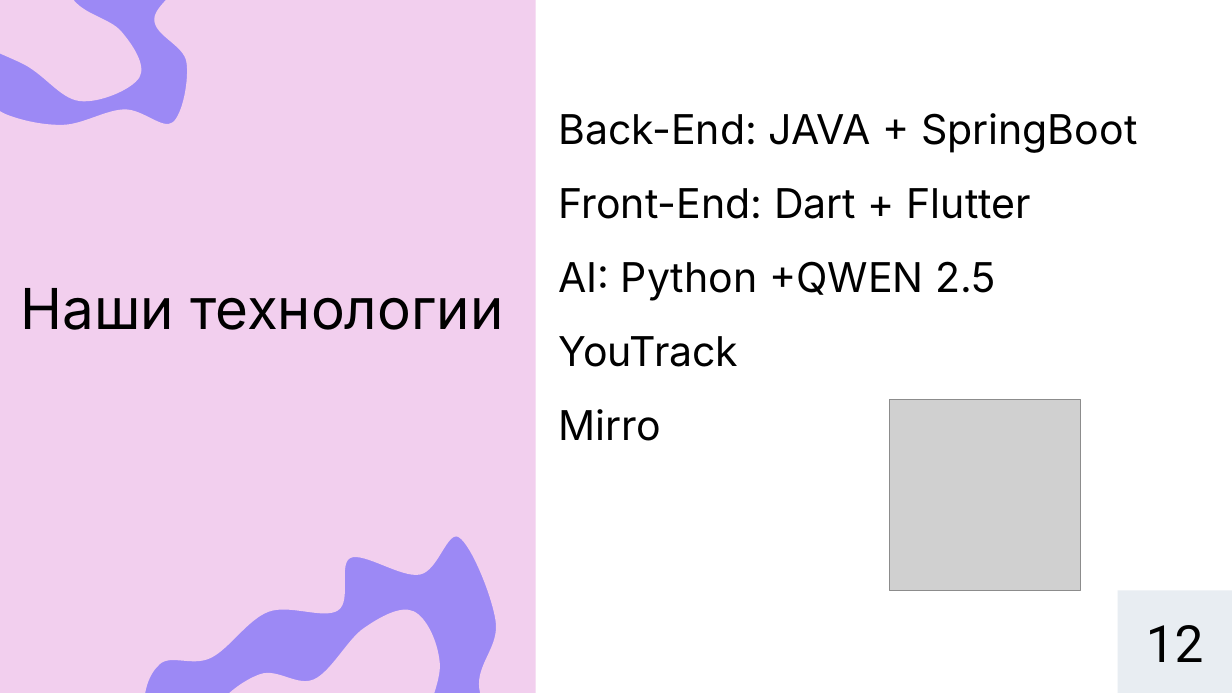
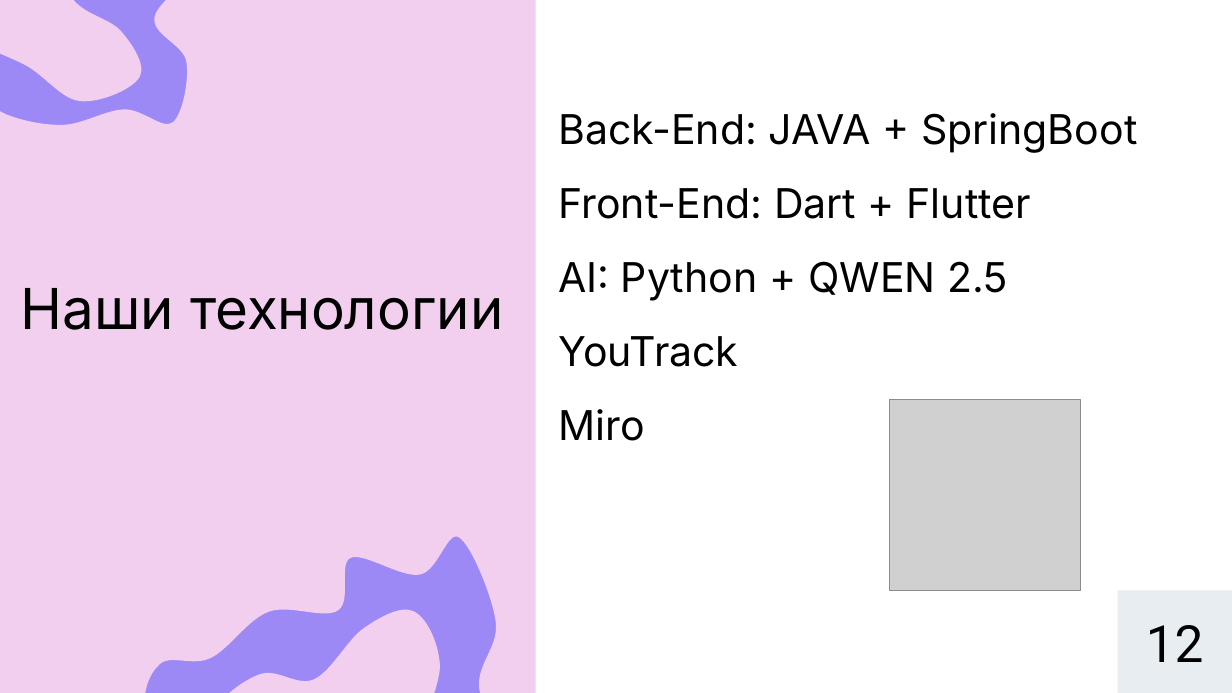
Before and after one commit to Lime228/TPProject, a slide deck: slide 12 of Documentation/Финальная защита.pptx. Drawn at 1232x693 pixels with LibreOffice and Linux fonts; fonts in the diff are those of the drawing; grey boxes stand for pictures; background and template pictures are left out. Boxes give left, top, right and bottom in pixels: in the first picture for what was removed or moved away, otherwise in the second. Text is boxed around its words. In the diff, an @@ line names an element or a change of style, - is before the commit and + after.

```diff
--- a/Documentation/Финальная защита.pptx
+++ b/Documentation/Финальная защита.pptx
@@ text at (558,261,1008,301): spaces changed @@
-AI: Python +QWEN 2.5
+AI: Python + QWEN 2.5
@@ text at (558,409,644,441): text changed @@
-Mirro
+Miro
```
Also in this commit, not shown: 3 other slides changed, 1 other file.
